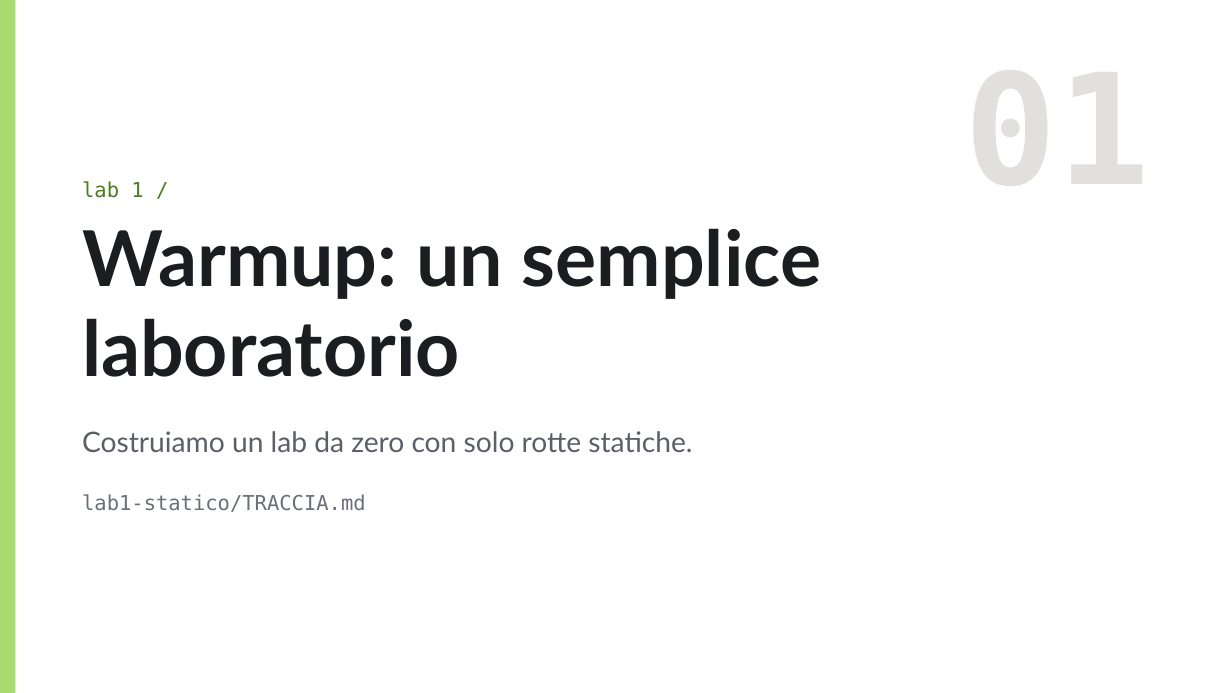
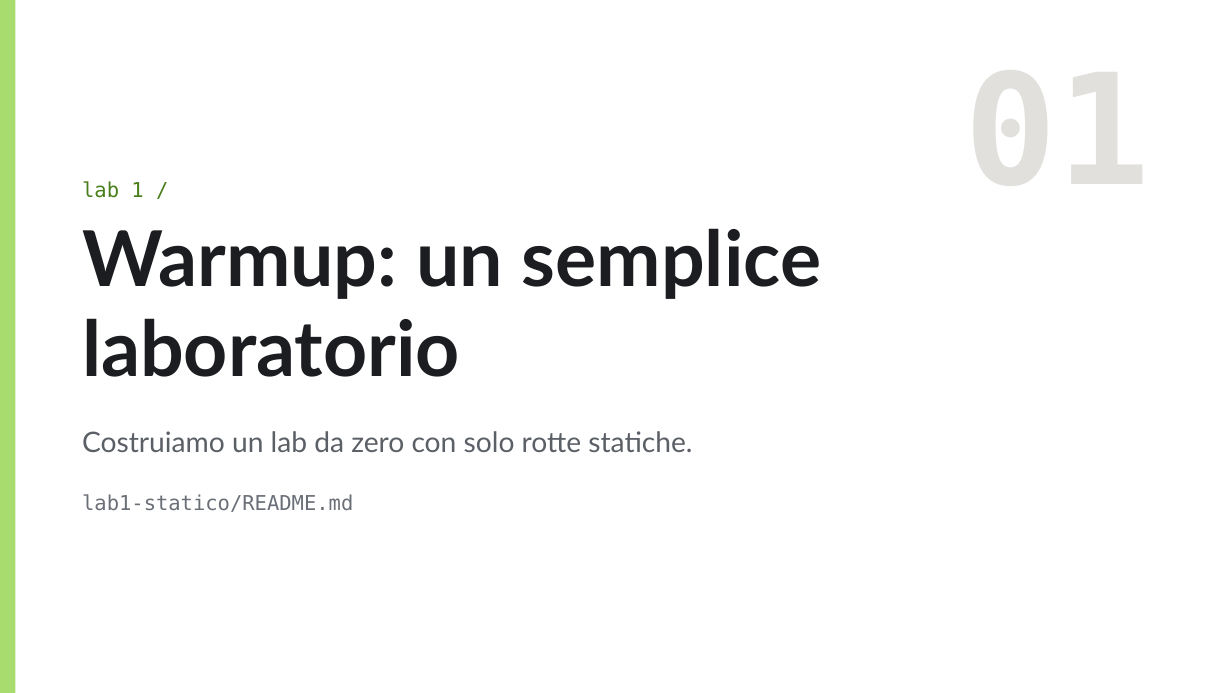
Before and after one commit to tcaiazzi/garr-kathara-seminar, a slide deck: slide 37 of kathara-workshop-garr.pptx. Drawn at 1232x693 pixels with LibreOffice and Linux fonts; fonts in the diff are those of the drawing; background and template pictures are left out. Boxes give left, top, right and bottom in pixels: in the first picture for what was removed or moved away, otherwise in the second. Text is boxed around its words. In the diff, an @@ line names an element or a change of style, - is before the commit and + after.

```diff
--- a/kathara-workshop-garr.pptx
+++ b/kathara-workshop-garr.pptx
@@ text at box(82, 494, 353, 512): text changed @@
-lab1-statico/TRACCIA.md
+lab1-statico/README.md
```
Also in this commit, not shown: 1 other slide changed, 6 other files.
